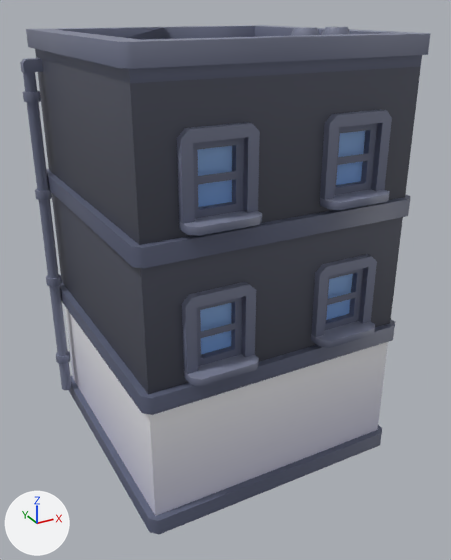
One commit to the FBX model Assets/Art/ThirdParty/Kenney/CityCommercial/Models/building-h.fbx: the scene before it, then after it.
One viewpoint serves both versions: a 50 mm lens placed at (-0.848, -1.7, 1.345), pointed at (0.044, -0.08, 0.535). The lights are fixed; the arrows at lower left show +X, +Y and +Z. The older version comes first. Where no turn or scale is listed for an object, it has been applied to the vertices.

Objects in the first picture: 'building-h'.
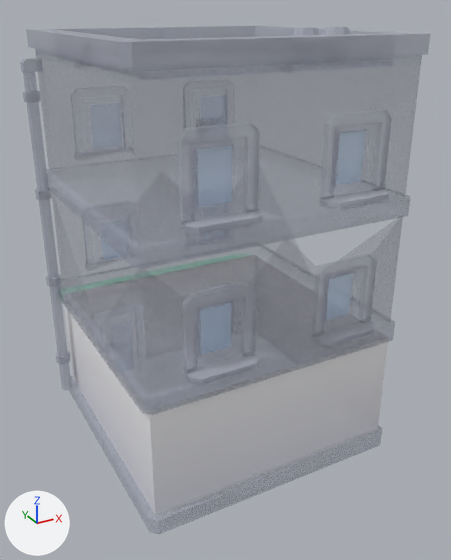
What differs and where, as boxes [x1, y1, x2, y2] in the pictures (451 x 560 px):
'building-h', surface changed, reshaped
    before: [20, 25, 430, 534]
    after: [26, 25, 430, 516]
part 1 of me_scene, cut back
    before: [36, 57, 419, 436]
    after: [26, 25, 430, 516]

What changed in the scene script:
```text
Change img_colormap_png:
    img_colormap_png: load_image('colormap.png', 'Textures/colormap.png', 512, 512, 'sRGB') -> load_image('colormap.png', 'Textures/colormap.png', 512, 512, 'Non-Color')
Change mat_colormap:
    where n0 = _N.new('ShaderNodeBsdfPrincipled'); n0.name = 'Principled BSDF'
    add n0.inputs[2].default_value = 0.553  # 'Roughness'
    add n3 = _N.new('ShaderNodeTexImage'); n3.name = 'Image Texture.001'
    add n3.image = img_colormap_png
    where n2 = _N.new('ShaderNodeTexImage'); n2.name = 'Image Texture'
    remove _L.new(n2.outputs[1], n0.inputs[4])  # 'Alpha' to 'Alpha'
    add _L.new(n3.outputs[0], n0.inputs[4])  # 'Color' to 'Alpha'
Change me_scene:
    used by ob_building_h; location = (0.0, 0.0, 0.0)
    remove me_scene.from_pydata(...)  # 891 vertices, 1504 faces; spans x -0.442..0.442, y -0.504..0.504, z 0.0..1.293
    add me_scene.from_pydata(...)  # 3734 vertices, 3736 faces; spans x -0.442..0.442, y -0.504..0.504, z 0.0..1.293
    me_scene part 1: 15 vertices removed from x -0.378..0.422, y -0.444..-0.044, z 0.0..1.2; 2858 vertices added at x -0.442..0.442, y -0.504..0.504, z 0.0..1.293
```
